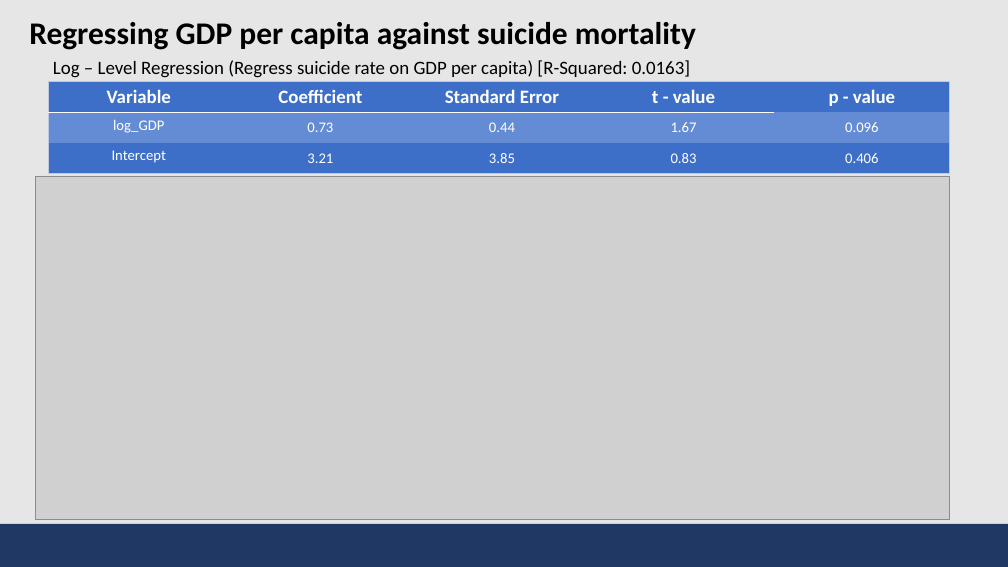
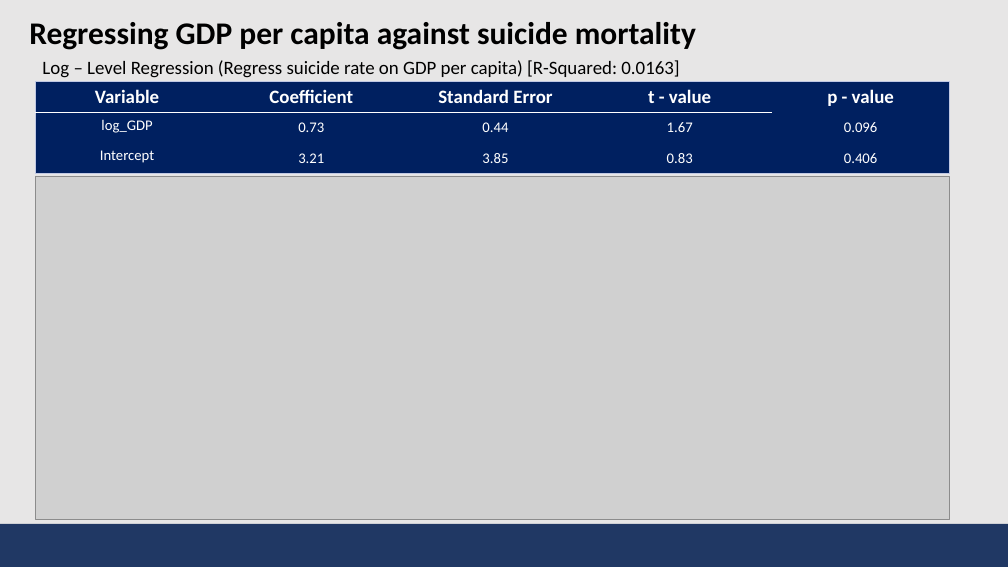
Before and after one commit to bmbln/Team_Manila, a slide deck: slide 7 of DE Term Project/DE_TermProject2_Presentation.pptx. Drawn at 1008x567 pixels with LibreOffice and Linux fonts; fonts in the diff are those of the drawing; grey boxes stand for pictures. Boxes give left, top, right and bottom in pixels: in the first picture for what was removed or moved away, otherwise in the second. Text is boxed around its words. In the diff, an @@ line names an element or a change of style, - is before the commit and + after.

```diff
--- a/DE Term Project/DE_TermProject2_Presentation.pptx
+++ b/DE Term Project/DE_TermProject2_Presentation.pptx
@@ text "Log – Level Regression (Regress ...": place and size @@
-text "Log – Level Regression (Regress ..." at [53,60,690,78]
+text "Log – Level Regression (Regress ..." at [42,60,679,78]
@@ table at [35,82,951,174] @@
@@ fill none to #002060 in 10 cells @@
@@ fill #FFFFFF at 20% opacity to #002060 in row 2 @@
@@ table: place and size @@
-table at [48,82,950,174]
+table at [35,82,951,174]
```
Also in this commit, not shown: 4 other slides changed.
